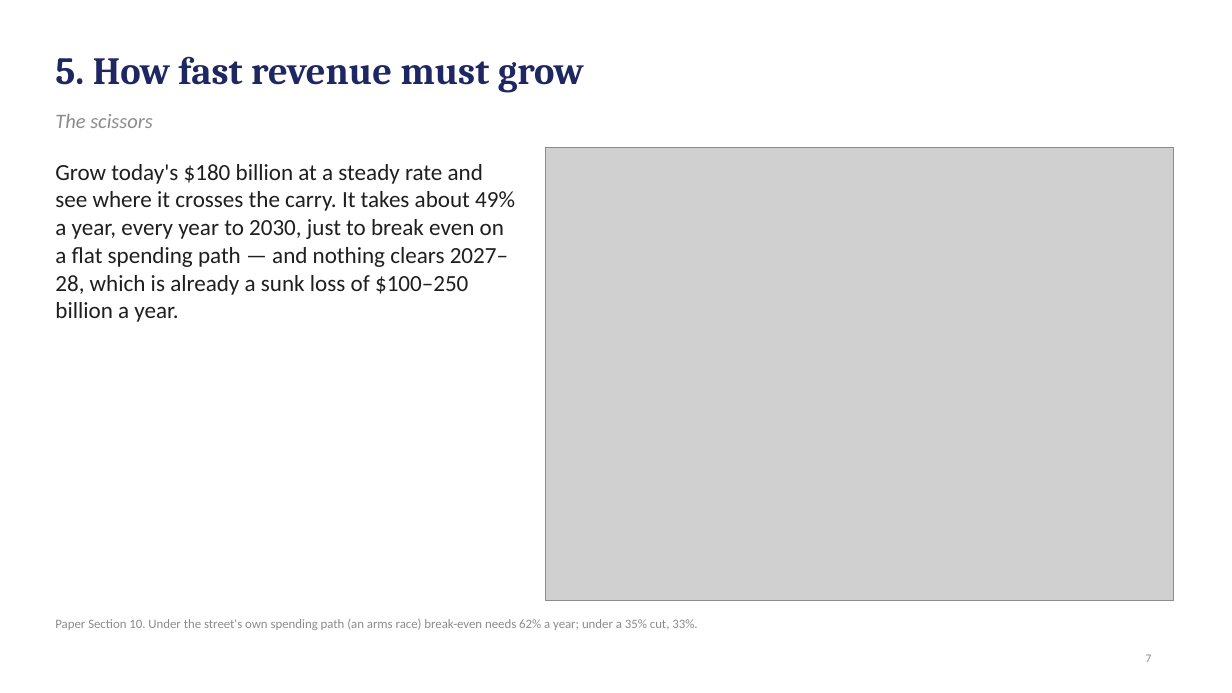
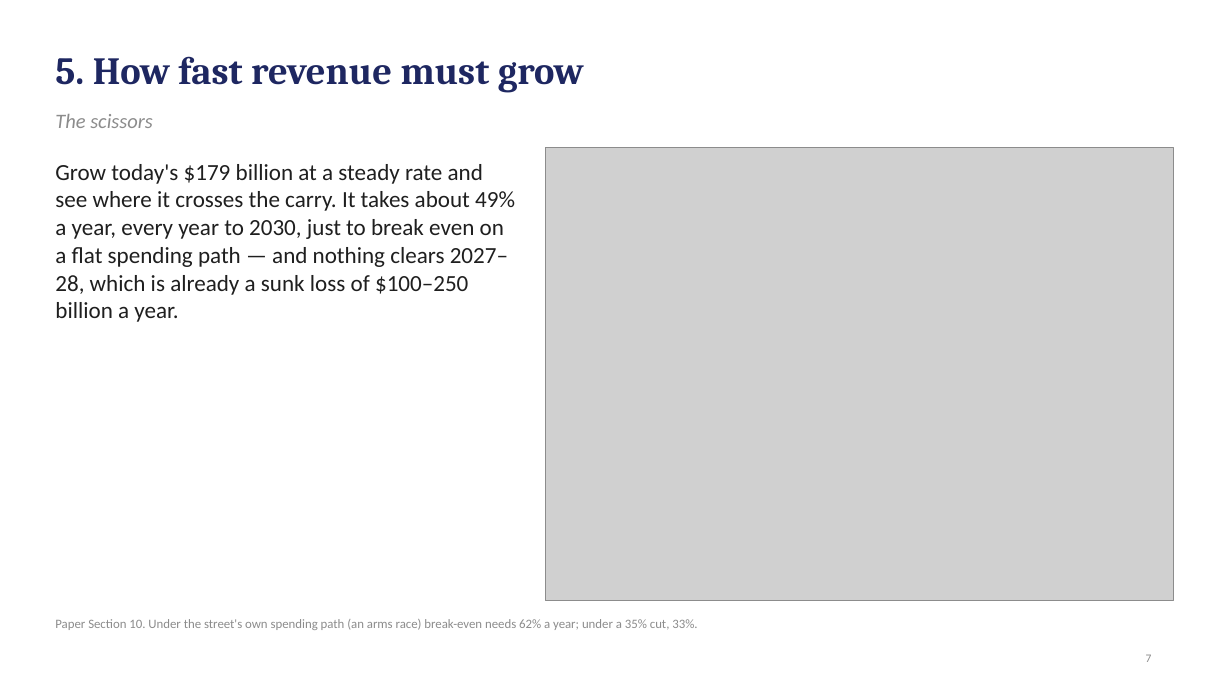
Before and after one commit to desfitz/ai-compute-limits, a slide deck: slide 7 of paper/easy_deck_v29.pptx. Drawn at 1232x693 pixels with LibreOffice and Linux fonts; fonts in the diff are those of the drawing; grey boxes stand for pictures. Boxes give left, top, right and bottom in pixels: in the first picture for what was removed or moved away, otherwise in the second. Text is boxed around its words. In the diff, an @@ line names an element or a change of style, - is before the commit and + after.

```diff
--- a/paper/easy_deck_v29.pptx
+++ b/paper/easy_deck_v29.pptx
@@ text at bbox=[55, 164, 515, 322]: text changed @@
-Grow today's $180 billion at a steady rate and see where it crosses the carry. It takes about 49% a year, every year to 2030, just to break even on a flat spending path — and nothing clears 2027–28, which is already a sunk loss of $100–250 billion a year.
+Grow today's $179 billion at a steady rate and see where it crosses the carry. It takes about 49% a year, every year to 2030, just to break even on a flat spending path — and nothing clears 2027–28, which is already a sunk loss of $100–250 billion a year.
```
Also in this commit, not shown: 3 other slides changed, 46 other files.
